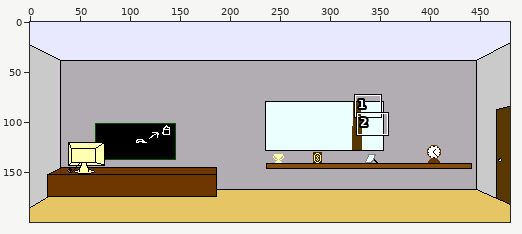
Pixel-art file -- Art/Aesprite Files/Rooms/Construction Company wip.ase. The picture above shows the old version from afar; the outline marks the close-up.
Close-up. Before:
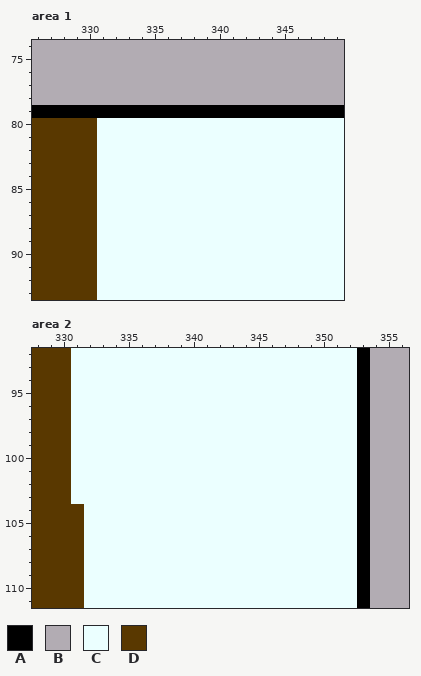
480x200 pixels, 1 frame. Shown: area 1: x 326..349, y 74..93; area 2: x 328..356, y 92..111. The commit also changed other parts of the picture, which this record leaves out.
Visible layers, top first: "computer", "door", "Shelving Whitebox", "whiteboard Whitebox", "Desk Whitebox", "Window Whitebox", "Layer 1", "Background".
Palette (. is transparent): A #000000  B #b2acb3  C #ebffff  D #593800
Pixels before, area 1, first column x 326:
74 BBBBBBBBBBBBBBBBBBBBBBBB
75 BBBBBBBBBBBBBBBBBBBBBBBB
76 BBBBBBBBBBBBBBBBBBBBBBBB
77 BBBBBBBBBBBBBBBBBBBBBBBB
78 BBBBBBBBBBBBBBBBBBBBBBBB
79 AAAAAAAAAAAAAAAAAAAAAAAA
80 DDDDDCCCCCCCCCCCCCCCCCCC
81 DDDDDCCCCCCCCCCCCCCCCCCC
82 DDDDDCCCCCCCCCCCCCCCCCCC
83 DDDDDCCCCCCCCCCCCCCCCCCC
84 DDDDDCCCCCCCCCCCCCCCCCCC
85 DDDDDCCCCCCCCCCCCCCCCCCC
86 DDDDDCCCCCCCCCCCCCCCCCCC
87 DDDDDCCCCCCCCCCCCCCCCCCC
88 DDDDDCCCCCCCCCCCCCCCCCCC
89 DDDDDCCCCCCCCCCCCCCCCCCC
90 DDDDDCCCCCCCCCCCCCCCCCCC
91 DDDDDCCCCCCCCCCCCCCCCCCC
92 DDDDDCCCCCCCCCCCCCCCCCCC
93 DDDDDCCCCCCCCCCCCCCCCCCC
Pixels before, area 2, first column x 328:
 92 DDDCCCCCCCCCCCCCCCCCCCCCCABBB
 93 DDDCCCCCCCCCCCCCCCCCCCCCCABBB
 94 DDDCCCCCCCCCCCCCCCCCCCCCCABBB
 95 DDDCCCCCCCCCCCCCCCCCCCCCCABBB
 96 DDDCCCCCCCCCCCCCCCCCCCCCCABBB
 97 DDDCCCCCCCCCCCCCCCCCCCCCCABBB
 98 DDDCCCCCCCCCCCCCCCCCCCCCCABBB
 99 DDDCCCCCCCCCCCCCCCCCCCCCCABBB
100 DDDCCCCCCCCCCCCCCCCCCCCCCABBB
101 DDDCCCCCCCCCCCCCCCCCCCCCCABBB
102 DDDCCCCCCCCCCCCCCCCCCCCCCABBB
103 DDDCCCCCCCCCCCCCCCCCCCCCCABBB
104 DDDDCCCCCCCCCCCCCCCCCCCCCABBB
105 DDDDCCCCCCCCCCCCCCCCCCCCCABBB
106 DDDDCCCCCCCCCCCCCCCCCCCCCABBB
107 DDDDCCCCCCCCCCCCCCCCCCCCCABBB
108 DDDDCCCCCCCCCCCCCCCCCCCCCABBB
109 DDDDCCCCCCCCCCCCCCCCCCCCCABBB
110 DDDDCCCCCCCCCCCCCCCCCCCCCABBB
111 DDDDCCCCCCCCCCCCCCCCCCCCCABBB
After the commit:
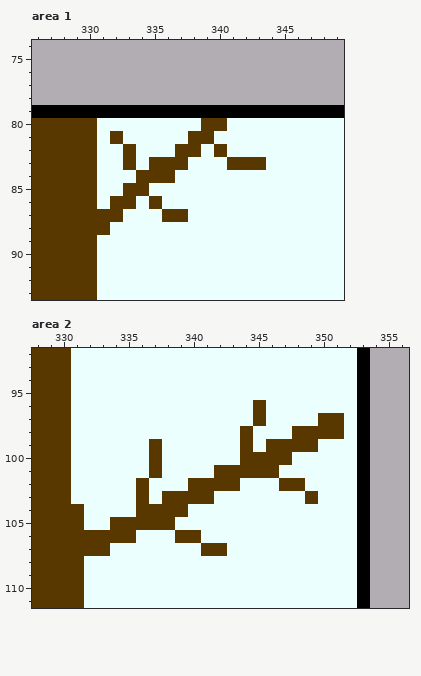
From the commit log: Put trees in windows
From old to new:
Area 1, layer "Window Whitebox":
y 80: x 339..340 CC -> DD
y 81: x 332 C -> D; x 338..339 CC -> DD
y 82: x 333 C -> D; x 337..338 CC -> DD; x 340 C -> D
y 83: x 333 C -> D; x 335..337 CCC -> DDD; x 341..343 CCC -> DDD
y 84: x 334..336 CCC -> DDD
y 85: x 333..334 CC -> DD
y 86: x 332..333 CC -> DD; x 335 C -> D
y 87: x 331..332 CC -> DD; x 336..337 CC -> DD
y 88: x 331 C -> D
Area 2, layer "Window Whitebox":
y 96: x 345 C -> D
y 97: x 345 C -> D; x 350..351 CC -> DD
y 98: x 344 C -> D; x 348..351 CCCC -> DDDD
y 99: x 337 C -> D; x 344 C -> D; x 346..349 CCCC -> DDDD
y 100: x 337 C -> D; x 344..347 CCCC -> DDDD
y 101: x 337 C -> D; x 342..346 CCCCC -> DDDDD
y 102: x 336 C -> D; x 340..343 CCCC -> DDDD; x 347..348 CC -> DD
y 103: x 336 C -> D; x 338..341 CCCC -> DDDD; x 349 C -> D
y 104: x 336..339 CCCC -> DDDD
y 105: x 334..338 CCCCC -> DDDDD
y 106: x 332..335 CCCC -> DDDD; x 339..340 CC -> DD
y 107: x 332..333 CC -> DD; x 341..342 CC -> DD
Boxes around the changes in both close-ups, in picture pixels (x1, y1, x2, y2):
changed: (97, 118, 266, 235)
changed: (84, 400, 344, 556)
